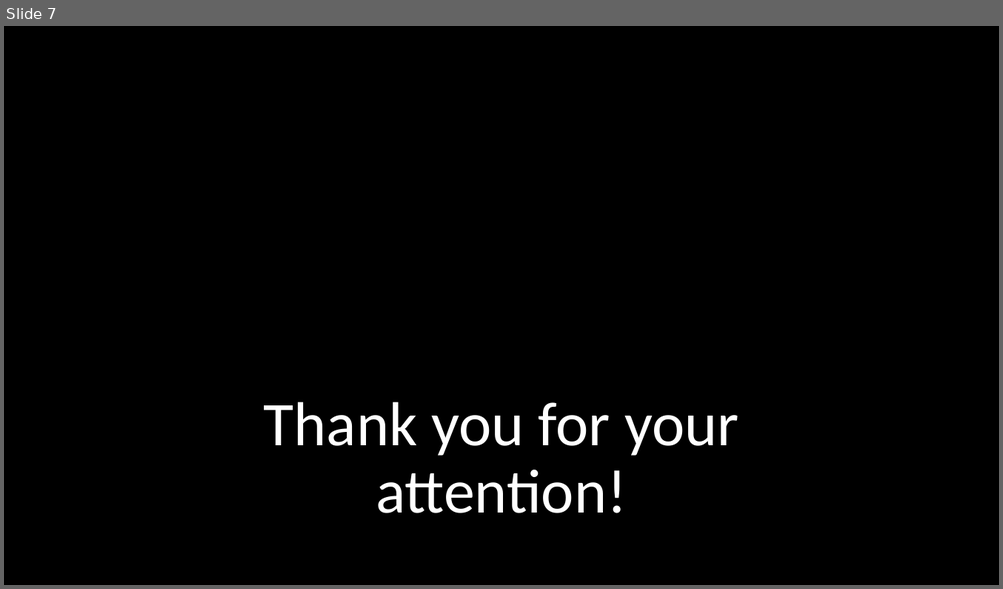
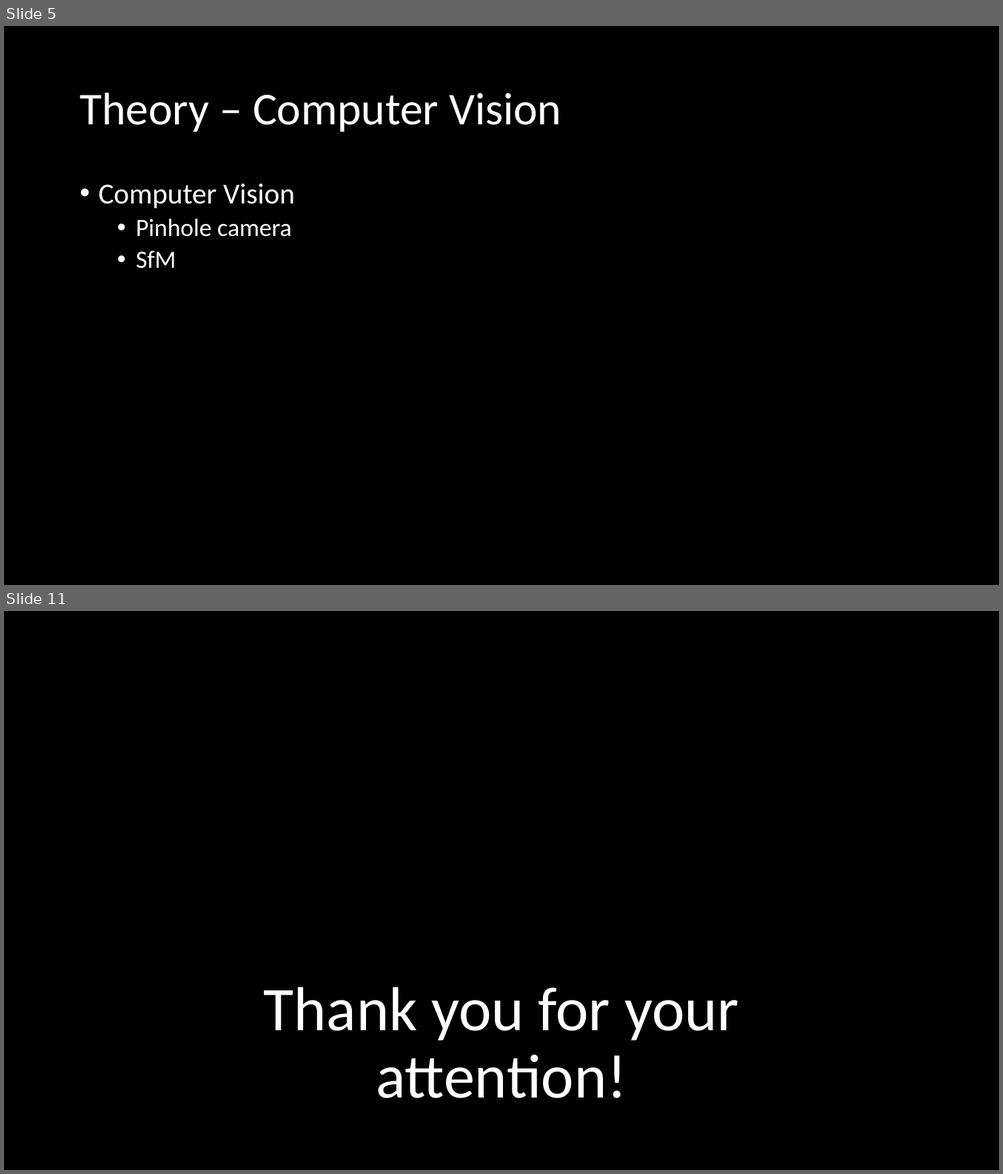
Before and after one commit to SISPO-developers/sispo, a slide deck: doc/thesis/Presentation/Thesis_presentation.pptx. Shown one above the other, each under a label of ours: slide 7 before the commit, slides 5 and 11 after it; the slides between them are not shown. The pictures are 1003x589 and 1003x1174 pixels, drawn with LibreOffice and Linux fonts; fonts in the diff are those of the drawing; background and template pictures are left out. Boxes give left, top, right and bottom in pixels: in the first picture for what was removed or moved away, otherwise in the second. Text is boxed around its words. In the diff, an @@ line names an element or a change of style, - is before the commit and + after.

```diff
--- a/doc/thesis/Presentation/Thesis_presentation.pptx
+++ b/doc/thesis/Presentation/Thesis_presentation.pptx
@@ slide 5 added at (4, 26, 999, 585), background picture (left out) @@
@@ title added at (79, 93, 561, 132), 44 pt, text #FFFFFF @@
+Theory – Computer Vision
@@ text added at (99, 184, 295, 269), 24 pt, text #FFFFFF @@
+• Computer Vision
+  • Pinhole camera
+  • SfM
@@ what was slide 7 is now slide 11 @@
```
Also in this commit, not shown: 6 slides changed, 3 other slides added, 1 other file.
